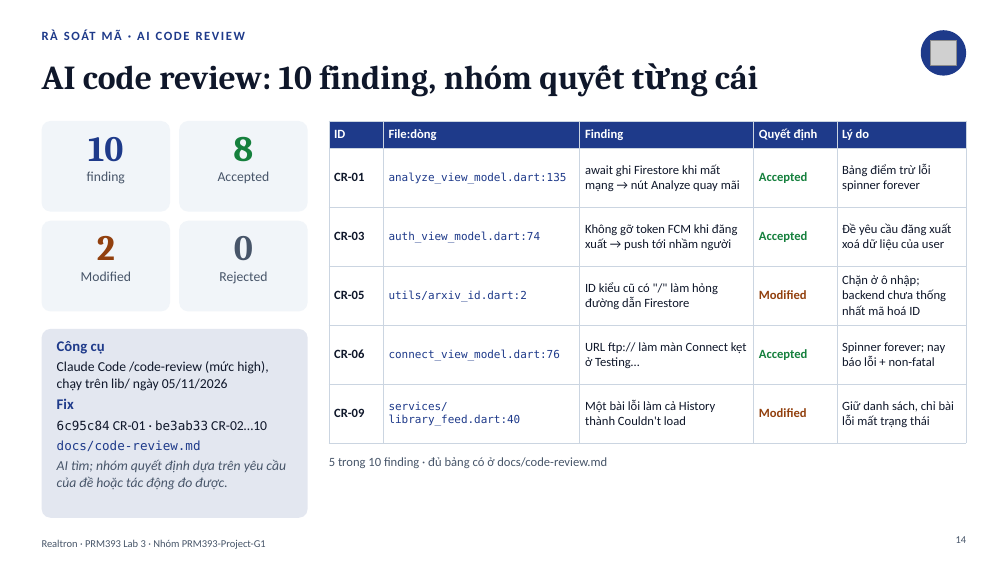
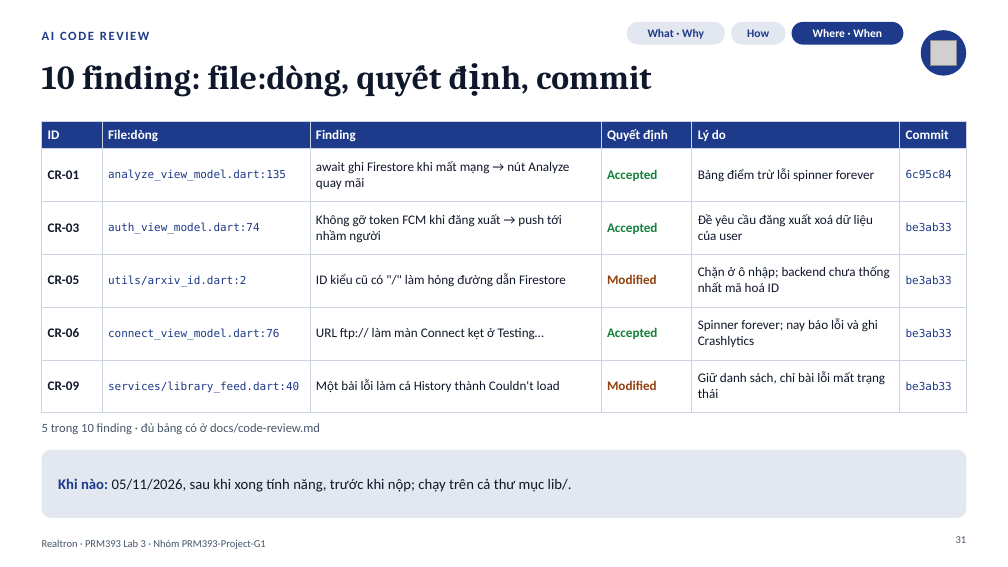
Before and after one commit to PRM393-Project-G1/Lab3, a slide deck: slide 31 of slides/Lab03_G1_slides.pptx (slide 14 before the commit). Drawn at 1008x567 pixels with LibreOffice and Linux fonts; fonts in the diff are those of the drawing; grey boxes stand for pictures. Boxes give left, top, right and bottom in pixels: in the first picture for what was removed or moved away, otherwise in the second. Text is boxed around its words. In the diff, an @@ line names an element or a change of style, - is before the commit and + after.

```diff
--- a/slides/Lab03_G1_slides.pptx
+++ b/slides/Lab03_G1_slides.pptx
@@ rounded rectangle: place and size @@
-rounded rectangle at (42, 121, 170, 212)
+rounded rectangle at (627, 22, 725, 45)
@@ rounded rectangle at (627, 22, 725, 45): fill #F1F5F9 to #1E3A8A at 12% opacity; proportions changed @@
@@ text added at (648, 29, 704, 39), 11 pt, text #1E3A8A, bold @@
+What · Why
@@ rounded rectangle at (731, 22, 786, 45): fill #F1F5F9 to #1E3A8A at 12% opacity; proportions changed @@
@@ rounded rectangle: place and size @@
-rounded rectangle at (179, 121, 308, 212)
+rounded rectangle at (731, 22, 786, 45)
@@ text added at (747, 29, 769, 37), 11 pt, text #1E3A8A, bold @@
+How
@@ rounded rectangle: place and size @@
-rounded rectangle at (42, 221, 170, 312)
+rounded rectangle at (792, 22, 904, 45)
@@ rounded rectangle at (792, 22, 904, 45): fill #F1F5F9 to #1E3A8A; proportions changed @@
@@ text added at (813, 29, 882, 37), 11 pt, text #FFFFFF, bold @@
+Where · When
@@ text at (42, 31, 149, 40): text changed @@
-RÀ SOÁT MÃ · AI CODE REVIEW
+AI CODE REVIEW
@@ title at (42, 65, 651, 97): text changed @@
-AI code review: 10 finding, nhóm quyết từng cái
+10 finding: file:dòng, quyết định, commit
@@ table at (42, 121, 966, 402) @@
-column 5: Lý do | Bảng điểm trừ lỗi spinner forever | Đề yêu cầu đăng xuất xoá dữ liệu của user | Chặn ở ô nhập; backend chưa thống nhất mã hoá ID | Spinner forever; nay báo lỗi + non-fatal | Giữ danh sách, chỉ bài lỗi mất trạng thái
+column 5: Lý do | Bảng điểm trừ lỗi spinner forever | Đề yêu cầu đăng xuất xoá dữ liệu của user | Chặn ở ô nhập; backend chưa thống nhất mã hoá ID | Spinner forever; nay báo lỗi và ghi Crashlytics | Giữ danh sách, chỉ bài lỗi mất trạng thái
+column 6: Commit | 6c95c84 | be3ab33 | be3ab33 | be3ab33 | be3ab33
@@ table: place and size @@
-table at (329, 121, 966, 431)
+table at (42, 121, 966, 402)
@@ text removed at (87, 137, 125, 184) @@
-10
-finding
@@ text removed at (218, 136, 270, 183) @@
-8
-Accepted
@@ text removed at (81, 236, 131, 281) @@
-2
-Modified
@@ rounded rectangle removed at (179, 221, 308, 312) @@
@@ text removed at (219, 236, 267, 284) @@
-0
-Rejected
@@ text "5 trong 10 finding · ...": place and size @@
-text "5 trong 10 finding · ..." at (329, 457, 607, 468)
+text "5 trong 10 finding · ..." at (42, 423, 320, 434)
@@ rounded rectangle: place and size @@
-rounded rectangle at (42, 329, 308, 518)
+rounded rectangle at (42, 450, 966, 518)
@@ rounded rectangle at (42, 450, 966, 518): proportions changed @@
@@ text at (58, 478, 572, 492): text changed; size 13 to 14 pt @@
-Công cụ
-Claude Code /code-review (mức high), chạy trên lib/ ngày 05/11/2026
-Fix
-6c95c84 CR-01 · be3ab33 CR-02…10
-docs/code-review.md
-AI tìm; nhóm quyết định dựa trên yêu cầu của đề hoặc tác động đo được.
+Khi nào: 05/11/2026, sau khi xong tính năng, trước khi nộp; chạy trên cả thư mục lib/.
@@ text "Khi nào: 05/11/2026, sau khi ..." at (58, 478, 572, 492): vertical alignment top to middle @@
@@ page number at (956, 536, 967, 543): text changed @@
-14
+31
```
Also in this commit, not shown: 6 other slides changed, 20 slides added, 3 slides removed, 7 other files.
